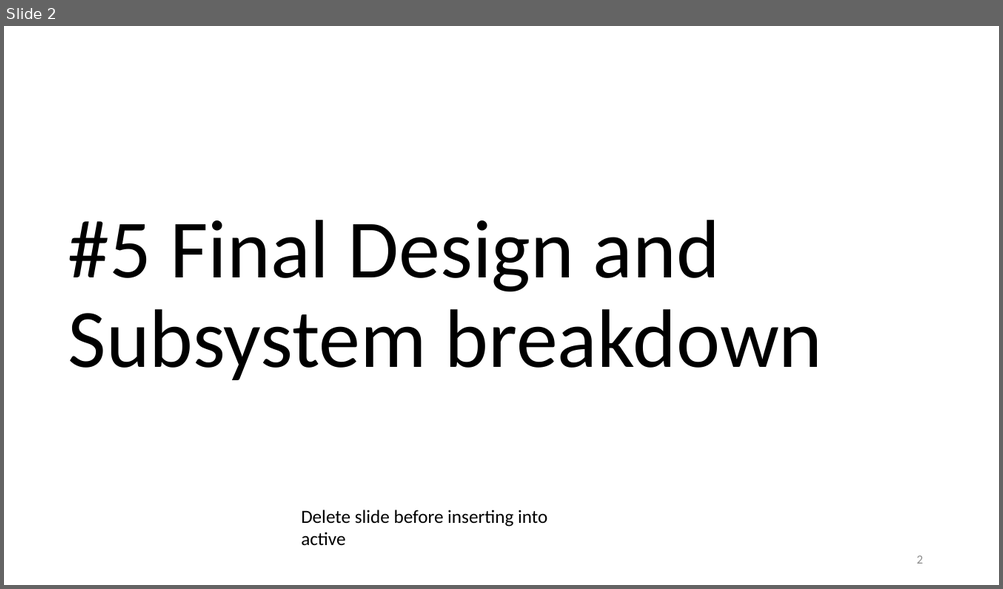
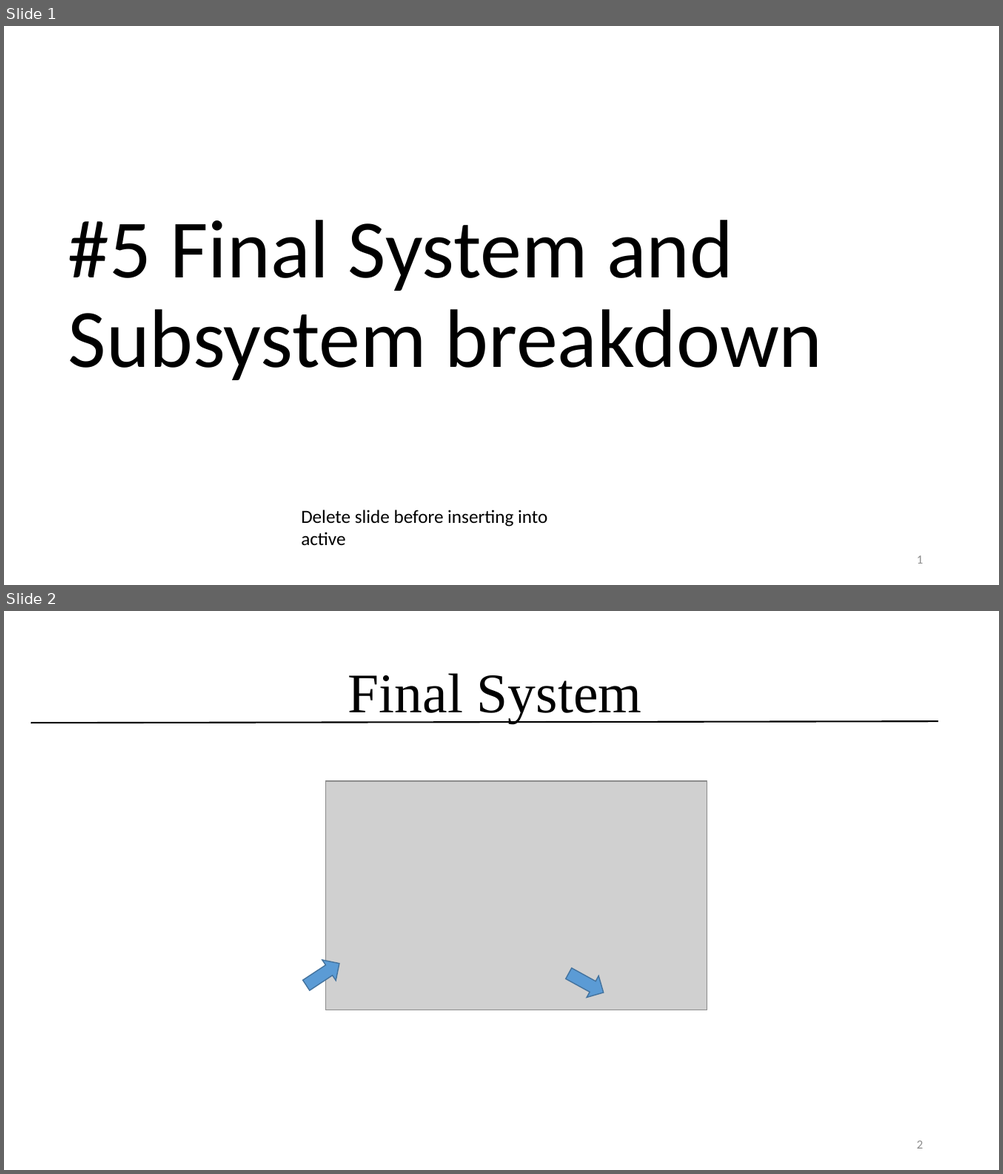
Before and after one commit to psas/electric-feed-system-prototype, a slide deck: Docs/Presentations/Slides/#5 design and subsystems.pptx. Shown one above the other, each under a label of ours: slide 2 before the commit, slides 1 and 2 after it. The pictures are 1003x589 and 1003x1174 pixels, drawn with LibreOffice and Linux fonts; fonts in the diff are those of the drawing; grey boxes stand for pictures. Boxes give left, top, right and bottom in pixels: in the first picture for what was removed or moved away, otherwise in the second. Text is boxed around its words. In the diff, an @@ line names an element or a change of style, - is before the commit and + after.

```diff
--- a/Docs/Presentations/Slides/#5 design and subsystems.pptx
+++ b/Docs/Presentations/Slides/#5 design and subsystems.pptx
@@ slide 2 added at [4, 611, 999, 1170], background #FFFFFF @@
@@ title added at [348, 673, 641, 723], 54 pt, text #000000 @@
+Final System
@@ line added from (31, 723) to (938, 721), #000000 1.5 pt @@
@@ picture added at [326, 781, 707, 1010] @@
@@ right arrow added at [300, 954, 346, 996], fill #5B9BD5, outline #43739E 1 pt @@
@@ right arrow added at [563, 963, 609, 1004], fill #5B9BD5, outline #43739E 1 pt @@
@@ page number added at [916, 1141, 922, 1149], 12 pt, text #8C8C8C @@
+2
@@ what was slide 2 is now slide 1 @@
@@ slide 1 changed as well @@
@@ title at [68, 220, 822, 380]: text changed @@
-#5 Final Design and Subsystem breakdown
+#5 Final System and Subsystem breakdown
@@ page number at [916, 556, 922, 564]: text changed @@
-2
+1
```
Also in this commit, not shown: 3 other slides added, 8 slides removed.
